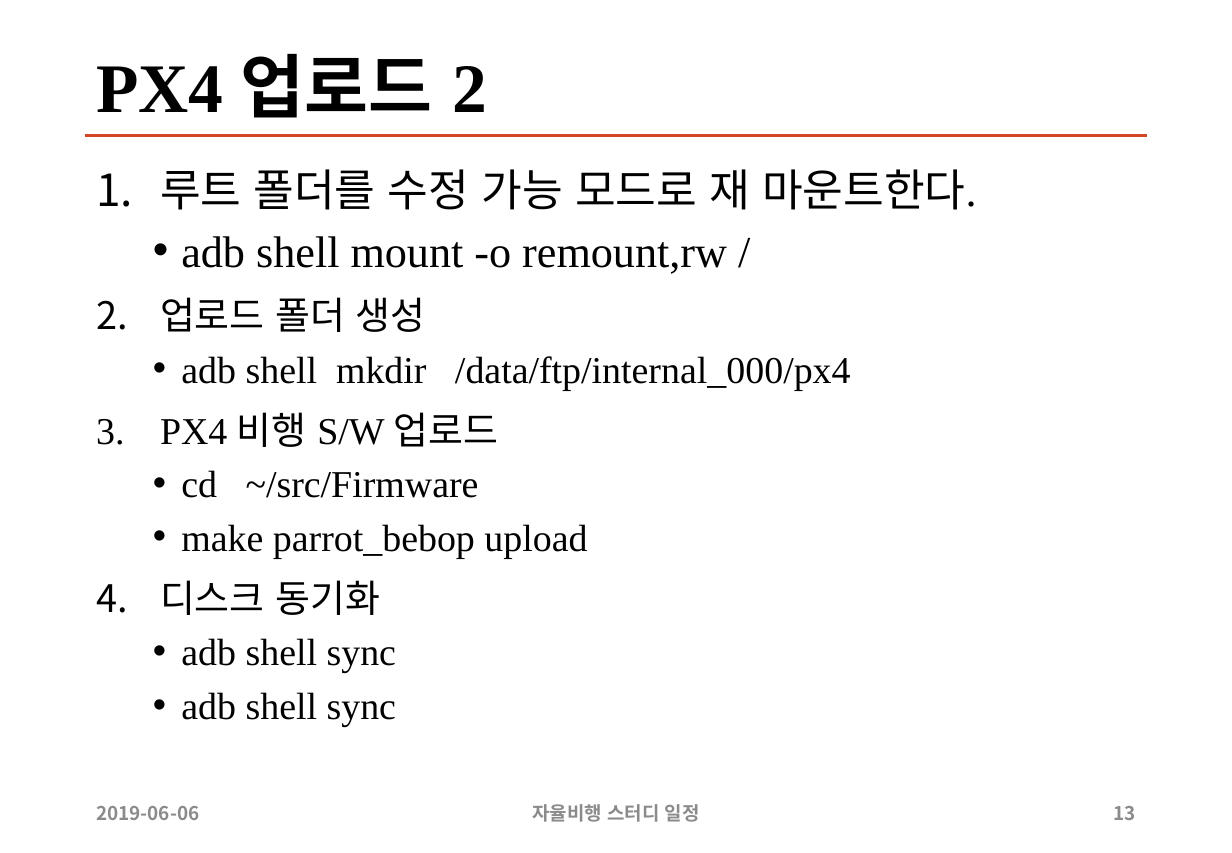
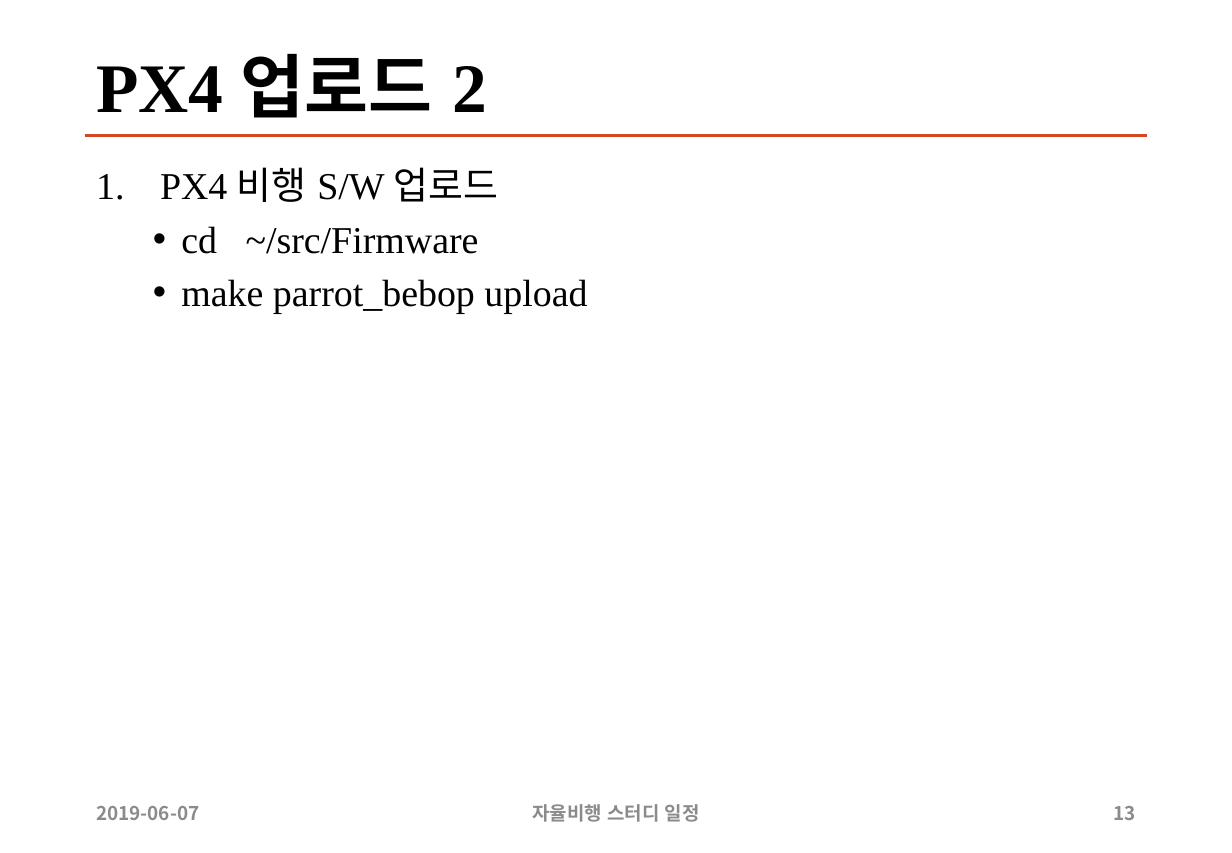
Before and after one commit to sunabove/autopilot_doc, a slide deck: slide 13 of 104 자율비행 스터디/910606 Bebop 드론 PX4 주행 프로그램 업로드.pptx. Drawn at 1232x853 pixels with LibreOffice and Linux fonts; fonts in the diff are those of the drawing. Boxes give left, top, right and bottom in pixels: in the first picture for what was removed or moved away, otherwise in the second. Text is boxed around its words. In the diff, an @@ line names an element or a change of style, - is before the commit and + after.

```diff
--- a/104 자율비행 스터디/910606 Bebop 드론 PX4 주행 프로그램 업로드.pptx
+++ b/104 자율비행 스터디/910606 Bebop 드론 PX4 주행 프로그램 업로드.pptx
@@ text at [160, 169, 976, 390]: paragraphs removed @@
-1. 루트 폴더를 수정 가능 모드로 재 마운트한다.
-  • adb shell mount -o remount,rw /
-2. 업로드 폴더 생성
-  • adb shell mkdir /data/ftp/internal_000/px4
@@ text at [160, 580, 396, 726]: paragraphs removed @@
-4. 디스크 동기화
-  • adb shell sync
-  • adb shell sync
@@ text at [96, 806, 199, 820]: text changed @@
-2019-06-06
+2019-06-07
```
Also in this commit, not shown: 18 other slides changed, 3 other files.
